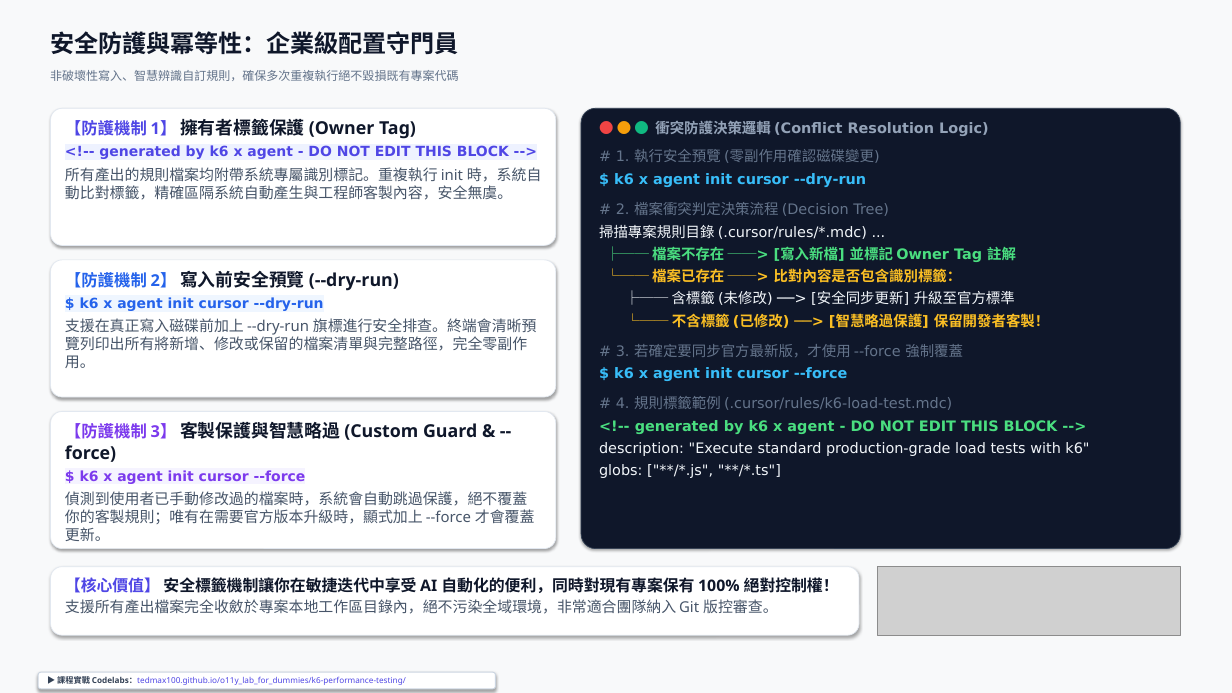
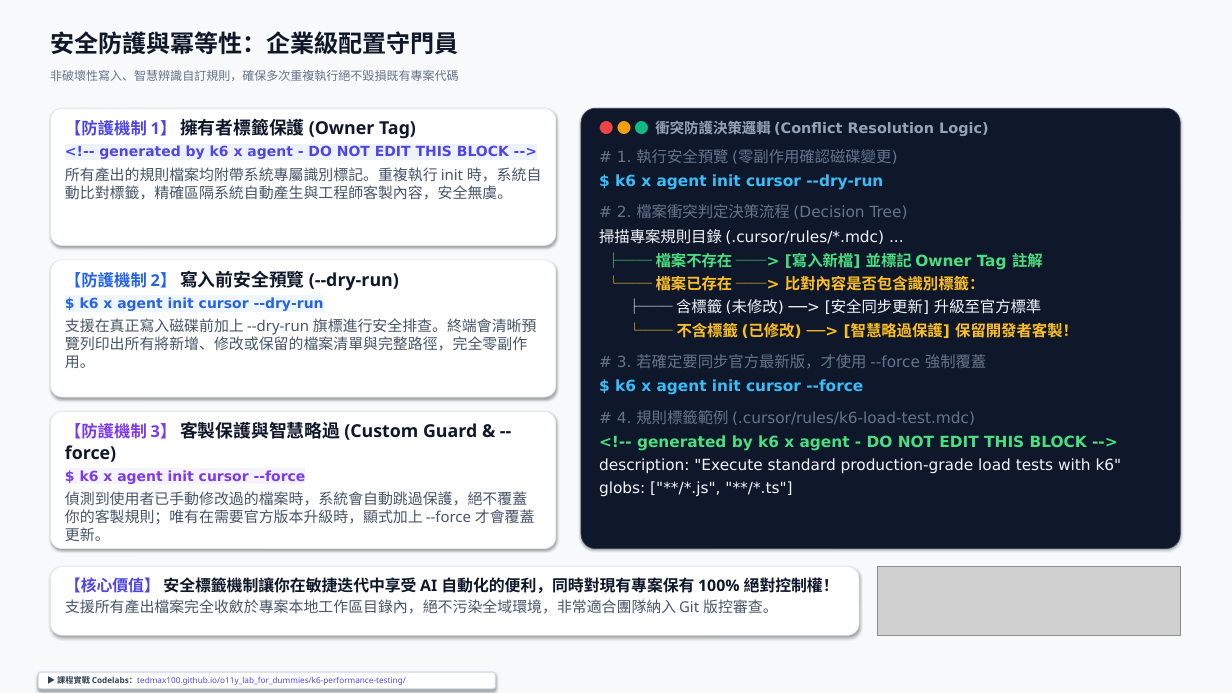
Before and after one commit to tedmax100/o11y_lab_for_dummies, a slide deck: slide 3 of k6/slides/Ch6_k6_AI_Agent_Engineering.pptx. Drawn at 1232x693 pixels with LibreOffice and Linux fonts; fonts in the diff are those of the drawing; grey boxes stand for pictures. Boxes give left, top, right and bottom in pixels: in the first picture for what was removed or moved away, otherwise in the second. Text is boxed around its words. In the diff, an @@ line names an element or a change of style, - is before the commit and + after.

```diff
--- a/k6/slides/Ch6_k6_AI_Agent_Engineering.pptx
+++ b/k6/slides/Ch6_k6_AI_Agent_Engineering.pptx
@@ text "# 1. 執行安全預覽 (零副作用確認磁碟變更)" at [599, 149, 1122, 497]: size 15 to 16 pt @@
```
Also in this commit, not shown: 2 other slides changed, 5 other files.
